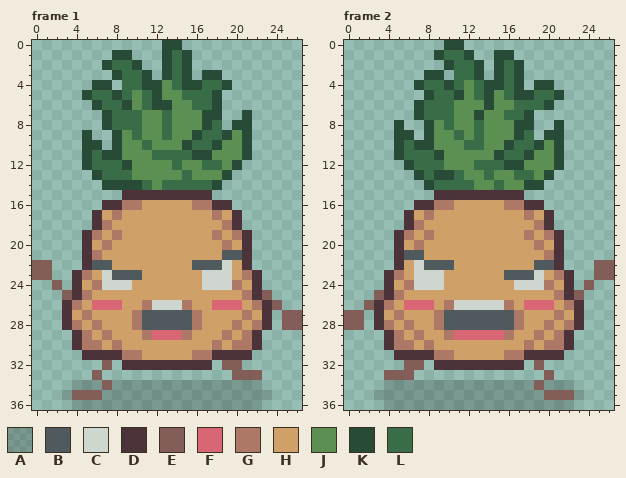
Pixel-art file: raw assets/characters/angry pineapple 1/angry pineapple 1.ase. The first picture shows the starting point.
27x37 pixels, 2 frames. Shown: frame 1, frame 2.
Palette (. is transparent): A #00000032  B #4e5a5e  C #cfd6d0  D #4b3339  E #835e59  F #d96674  G #ad7966  H #cfa067  J #5b9052  K #284b38  L #386d47
Once edited:
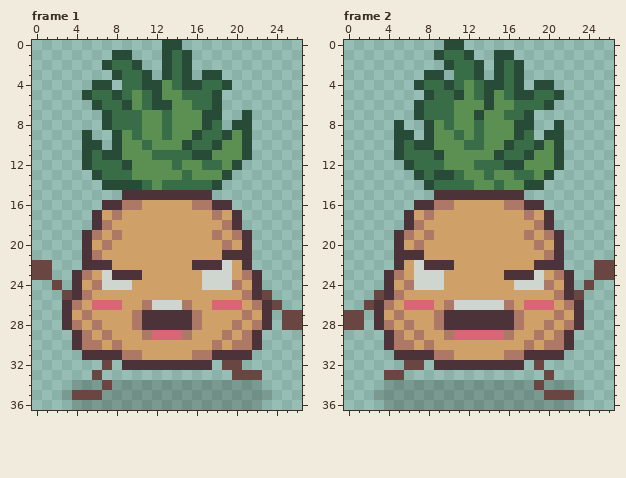
From old to new:
colour E: #835e59 -> #694641
Frame 1:
y 21: x 19..20 BB -> DD
y 22: x 6..7 BB -> DD; x 16..18 BBB -> DDD
y 23: x 8..10 BBB -> DDD
y 27..28: x 11..15 BBBBB -> DDDDD
Frame 2:
y 21: x 6..7 BB -> DD
y 22: x 8..10 BBB -> DDD; x 19..20 BB -> DD
y 23: x 16..18 BBB -> DDD
y 27..28: x 10..16 BBBBBBB -> DDDDDDD
y 33: x 6 E -> .
Boxes around the changes in both pictures, in picture pixels (x1, y1, x2, y2):
changed: (32, 250, 302, 400)
changed: (344, 250, 614, 400)
